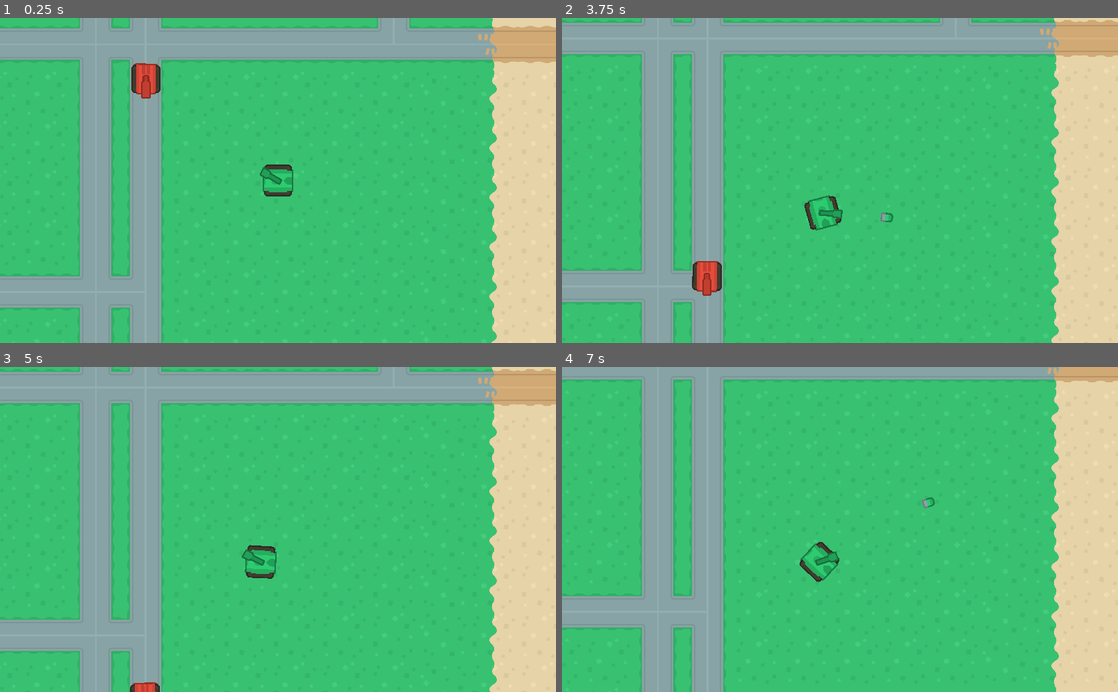
Above: before the commit, frames 1-4 (two rows, left to right).
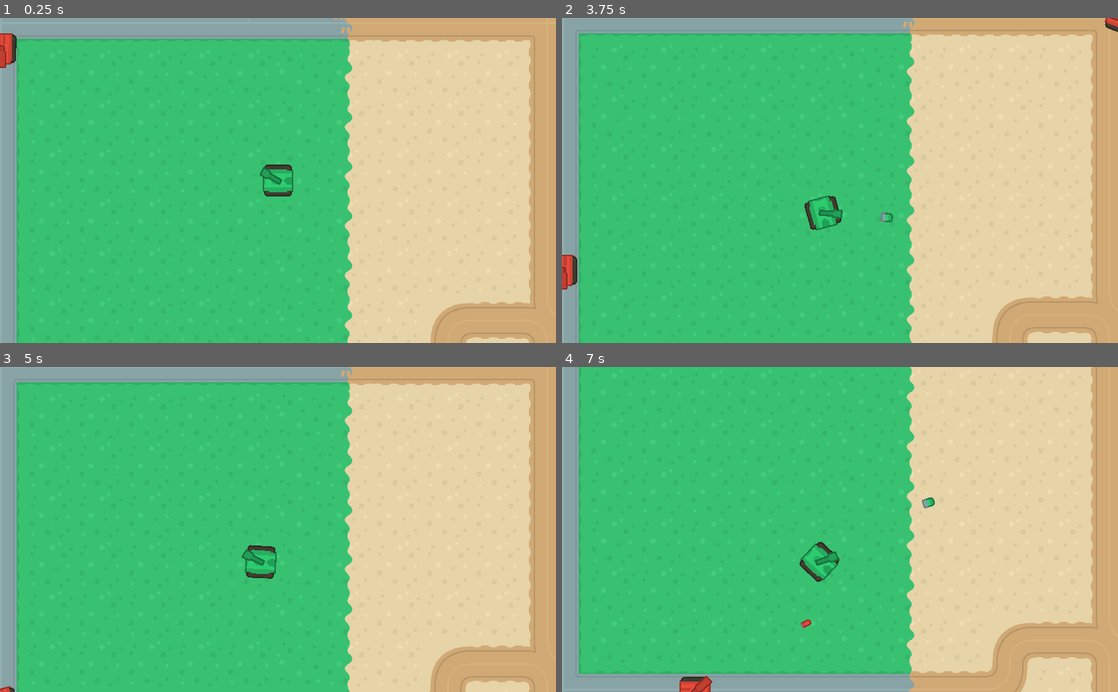
Above: after the commit, the same moments.

Repository: kidscancode/topdown_tanks
Game: Godot game, scene res://maps/Map01.tscn
The game is run twice, just before and just after one commit, with the same random seed, the same clock (stepped at 60 frames per second) and the same inputs. The project has no main scene, so this scene is started directly.
Inputs (mouse positions are in pixels of both pictures, inside the frame that each line leads up to):
- Up to frame 1 (0.25 s): no input
- Up to frame 2 (3.75 s): move the mouse to (962, 164) at 0.52 s; hold D (turn_right) 0.53-1.28 s; click (962, 164) at 0.6 s; move the mouse to (728, 196) at 1.27 s; hold S (back) 1.28-2.03 s; click (728, 196) at 1.35 s; move the mouse to (895, 109) at 2.02 s; hold D (turn_right) 2.03-2.78 s; click (895, 109) at 2.1 s; move the mouse to (812, 245) at 2.77 s; hold W (forward) 2.78-3.53 s; click (812, 245) at 2.85 s; move the mouse to (1006, 229) at 3.52 s; hold A (turn_left) from 3.53 s (still down); click (1006, 229) at 3.6 s
- Up to frame 3 (5 s): keep holding A (turn_left); move the mouse to (111, 480) at 4.27 s; click (111, 480) at 4.35 s
- Up to frame 4 (7 s): move the mouse to (867, 529) at 5.02 s; release A (turn_left) at 5.03 s; hold S (back) 5.03-5.78 s; click (867, 529) at 5.1 s; move the mouse to (756, 448) at 5.77 s; hold D (turn_right) 5.78-6.53 s; click (756, 448) at 5.85 s; move the mouse to (962, 513) at 6.52 s; hold W (forward) from 6.53 s (still down); click (962, 513) at 6.6 s

The runs differ from the first frame. In frame 1, 51% of the frame differs, in the area x 0-100%, y 0-100%; in frame 2, 50%; in frame 3, 50%; in frame 4, 51%.

Commit message:
Part 05 - Enemy tank improvements

Diff:
--- /dev/null
+++ b/bullets/EnemyBullet.gd
@@ -0,0 +1 @@
+extends "res://bullets/Bullet.gd"
--- /dev/null
+++ b/bullets/EnemyBullet.tscn
@@ -0,0 +1,31 @@
+[gd_scene load_steps=5 format=2]
+
+[ext_resource path="res://bullets/Bullet.tscn" type="PackedScene" id=1]
+[ext_resource path="res://bullets/EnemyBullet.gd" type="Script" id=2]
+[ext_resource path="res://assets/onlyObjects_retina_rotated.png" type="Texture" id=3]
+
+[sub_resource type="RectangleShape2D" id=1]
+
+custom_solver_bias = 0.0
+extents = Vector2( 13.9515, 8.54269 )
+
+[node name="EnemyBullet" instance=ExtResource( 1 )]
+
+collision_layer = 8
+collision_mask = 3
+script = ExtResource( 2 )
+_sections_unfolded = [ "Collision" ]
+speed = 800
+damage = 10
+lifetime = 0.5
+
+[node name="Sprite" parent="." index="0"]
+
+rotation = 3.14159
+texture = ExtResource( 3 )
+region_rect = Rect2( 308, 375, 28, 16 )
+_sections_unfolded = [ "Region", "Transform" ]
+
+[node name="CollisionShape2D" parent="." index="1"]
+
+shape = SubResource( 1 )
--- a/maps/Map01.tscn
+++ b/maps/Map01.tscn
@@ -46,13 +46,12 @@
 
 [node name="Player" parent="." index="1" instance=ExtResource( 3 )]
 
-position = Vector2( 1941.57, 1312.05 )
+position = Vector2( 2313.83, 1366.39 )
 
 [node name="Paths" type="Node2D" parent="." index="2"]
 
 [node name="Path2D" type="Path2D" parent="Paths" index="0"]
 
-editor/display_folded = true
 curve = SubResource( 1 )
 
 [node name="PathFollow2D" type="PathFollow2D" parent="Paths/Path2D" index="0"]
@@ -69,7 +68,9 @@
 
 [node name="EnemyTank" parent="Paths/Path2D/PathFollow2D" index="0" instance=ExtResource( 4 )]
 
-detect_radius = 400
+max_speed = 175
+turret_speed = 3.0
+detect_radius = 500
 
 [node name="Path2D2" type="Path2D" parent="Paths" index="1"]
 
@@ -89,4 +90,13 @@
 
 [node name="EnemyTank" parent="Paths/Path2D2/PathFollow2D" index="0" instance=ExtResource( 4 )]
 
+max_speed = 150
+rotation_speed = 0.0
+turret_speed = 3.0
+detect_radius = 450
+
 [connection signal="shoot" from="Player" to="." method="_on_Tank_shoot"]
+
+[connection signal="shoot" from="Paths/Path2D/PathFollow2D/EnemyTank" to="." method="_on_Tank_shoot"]
+
+[connection signal="shoot" from="Paths/Path2D2/PathFollow2D/EnemyTank" to="." method="_on_Tank_shoot"]
--- a/tanks/EnemyTank.gd
+++ b/tanks/EnemyTank.gd
@@ -4,13 +4,19 @@
 
 export (float) var turret_speed
 export (int) var detect_radius
-
+var speed = 0
 var target = null
 
 func _ready():
+	var circle = CircleShape2D.new()
+	$DetectRadius/CollisionShape2D.shape = circle
 	$DetectRadius/CollisionShape2D.shape.radius = detect_radius
 
 func control(delta):
+	if $LookAhead1.is_colliding() or $LookAhead2.is_colliding():
+		speed = lerp(speed, 0, 0.1)
+	else:
+		speed = lerp(speed, max_speed, 0.05)
 	if parent is PathFollow2D:
 		parent.set_offset(parent.get_offset() + speed * delta)
 		position = Vector2()
@@ -23,6 +29,8 @@
 		var target_dir = (target.global_position - global_position).normalized()
 		var current_dir = Vector2(1, 0).rotated($Turret.global_rotation)
 		$Turret.global_rotation = current_dir.linear_interpolate(target_dir, turret_speed * delta).angle()
+		if target_dir.dot(current_dir) > 0.9:
+			shoot()
 
 func _on_DetectRadius_body_entered(body):
 	target = body
--- a/tanks/EnemyTank.tscn
+++ b/tanks/EnemyTank.tscn
@@ -2,25 +2,21 @@
 
 [ext_resource path="res://tanks/Tank.tscn" type="PackedScene" id=1]
 [ext_resource path="res://tanks/EnemyTank.gd" type="Script" id=2]
-[ext_resource path="res://assets/onlyObjects_retina_rotated.png" type="Texture" id=3]
+[ext_resource path="res://bullets/EnemyBullet.tscn" type="PackedScene" id=3]
+[ext_resource path="res://assets/onlyObjects_retina_rotated.png" type="Texture" id=4]
 
 [sub_resource type="RectangleShape2D" id=1]
 
 custom_solver_bias = 0.0
 extents = Vector2( 39.7858, 35.5505 )
 
-[sub_resource type="CircleShape2D" id=2]
-
-custom_solver_bias = 0.0
-radius = 350.571
-
-[node name="EnemyTank" instance=ExtResource( 1 )]
+[node name="EnemyTank" index="0" instance=ExtResource( 1 )]
 
 collision_layer = 4
 collision_mask = 3
 script = ExtResource( 2 )
 _sections_unfolded = [ "Collision", "collision" ]
-speed = 150
+Bullet = ExtResource( 3 )
 gun_cooldown = 0.5
 health = 100
 turret_speed = 1.0
@@ -40,11 +36,16 @@
 
 [node name="Turret" parent="." index="2"]
 
-texture = ExtResource( 3 )
+texture = ExtResource( 4 )
 offset = Vector2( 20, 0 )
 region_enabled = true
 region_rect = Rect2( 371, 14, 60, 24 )
 _sections_unfolded = [ "Offset", "Region", "Transform" ]
+
+[node name="Muzzle" parent="Turret" index="0"]
+
+position = Vector2( 65, 0 )
+_sections_unfolded = [ "Transform" ]
 
 [node name="DetectRadius" type="Area2D" parent="." index="4"]
 
@@ -53,6 +54,7 @@
 gravity = 98.0
 linear_damp = 0.1
 angular_damp = 1.0
+collision_layer = 0
 collision_mask = 2
 audio_bus_override = false
 audio_bus_name = "Master"
@@ -60,7 +62,23 @@
 
 [node name="CollisionShape2D" type="CollisionShape2D" parent="DetectRadius" index="0"]
 
-shape = SubResource( 2 )
+[node name="LookAhead1" type="RayCast2D" parent="." index="5"]
+
+position = Vector2( 0, 30 )
+enabled = true
+exclude_parent = true
+cast_to = Vector2( 100, 0 )
+collision_mask = 7
+_sections_unfolded = [ "Transform" ]
+
+[node name="LookAhead2" type="RayCast2D" parent="." index="6"]
+
+position = Vector2( 0, -30 )
+enabled = true
+exclude_parent = true
+cast_to = Vector2( 100, 0 )
+collision_mask = 7
+_sections_unfolded = [ "Transform" ]
 
 [connection signal="body_entered" from="DetectRadius" to="." method="_on_DetectRadius_body_entered"]
 
--- a/tanks/Player.gd
+++ b/tanks/Player.gd
@@ -10,9 +10,9 @@
 	rotation += rotation_speed * rot_dir * delta
 	velocity = Vector2()
 	if Input.is_action_pressed('forward'):
-		velocity += Vector2(speed, 0).rotated(rotation)
+		velocity += Vector2(max_speed, 0).rotated(rotation)
 	if Input.is_action_pressed('back'):
-		velocity += Vector2(-speed, 0).rotated(rotation)
+		velocity += Vector2(-max_speed, 0).rotated(rotation)
 		velocity /= 2.0
 	if Input.is_action_just_pressed('click'):
 		shoot()
--- a/tanks/Player.tscn
+++ b/tanks/Player.tscn
@@ -18,7 +18,7 @@
 script = ExtResource( 2 )
 _sections_unfolded = [ "Collision", "collision" ]
 Bullet = ExtResource( 3 )
-speed = 200
+max_speed = 200
 rotation_speed = 1.0
 gun_cooldown = 0.4
 health = 100
--- a/tanks/Tank.gd
+++ b/tanks/Tank.gd
@@ -5,7 +5,7 @@
 signal dead
 
 export (PackedScene) var Bullet
-export (int) var speed
+export (int) var max_speed
 export (float) var rotation_speed
 export (float) var gun_cooldown
 export (int) var health
--- a/tanks/Tank.tscn
+++ b/tanks/Tank.tscn
@@ -10,7 +10,7 @@
 collision/safe_margin = 0.08
 script = ExtResource( 1 )
 Bullet = null
-speed = null
+max_speed = null
 rotation_speed = null
 gun_cooldown = null
 health = null
Not shown: 1 places in tanks/EnemyTank.tscn that only renumber resources
